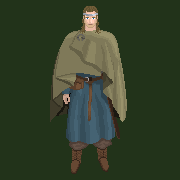
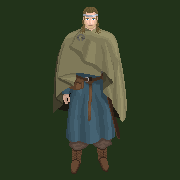
Layered file, before and after one edit (180 x 180). Changes by layer:
painted on "you" over [50, 6, 108, 122]
